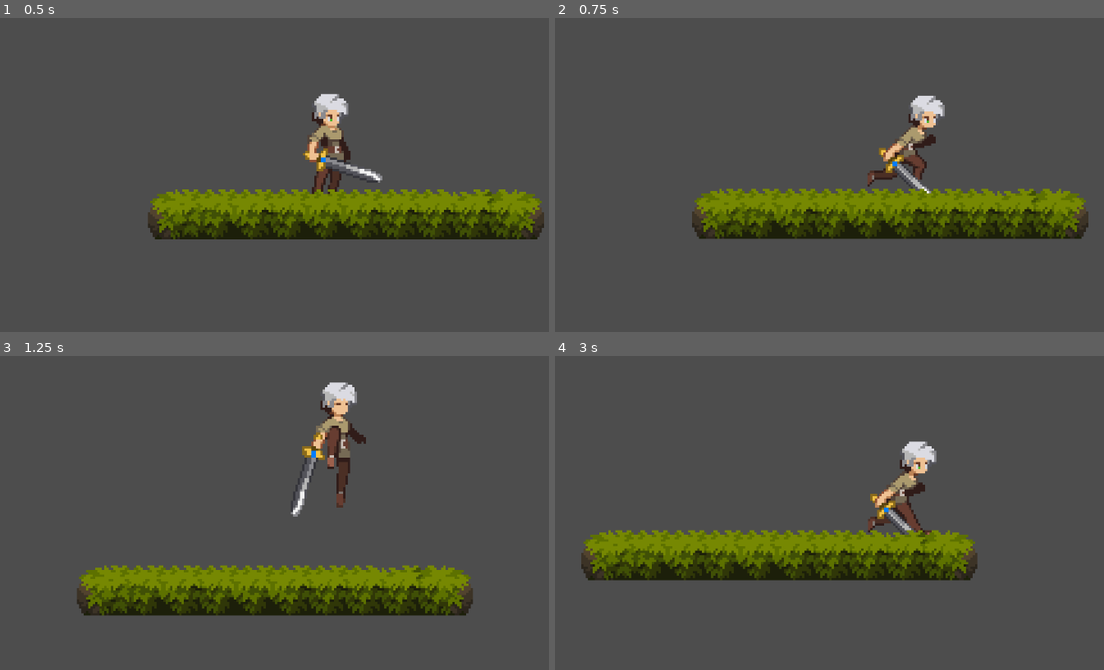
Above: before the commit, frames 1-4 (two rows, left to right).
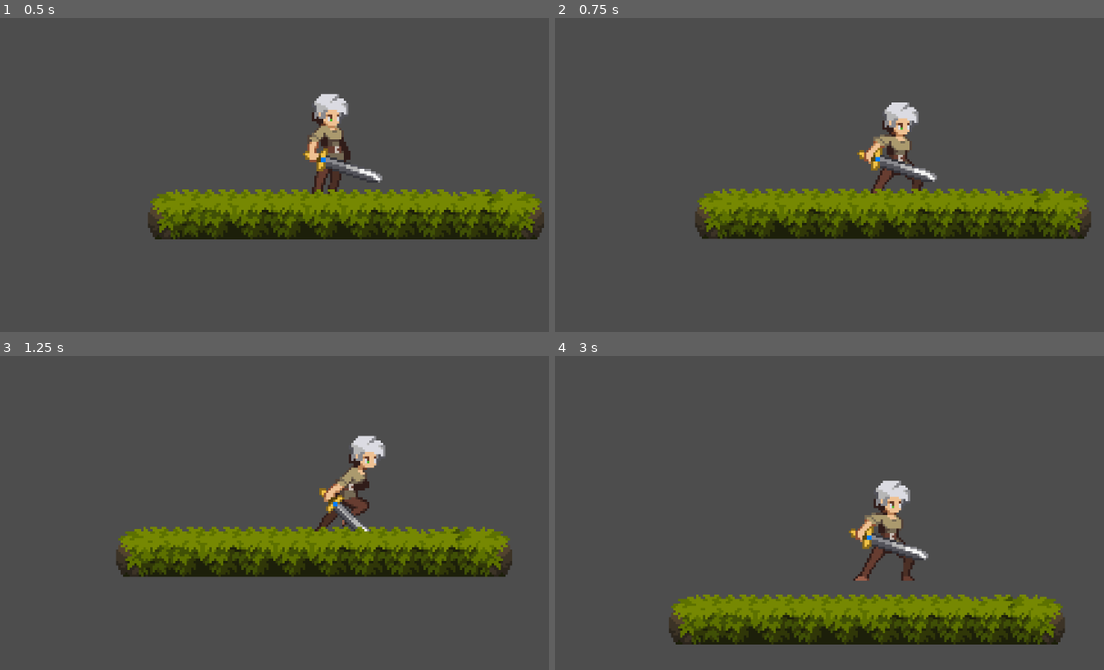
Above: after the commit, the same moments.

Repository: ahmetabdullahcan/Godot-Platformer-Demo
Game: Godot game, scene res://Scenes/main/main.tscn
The game is run twice, just before and just after one commit, with the same random seed, the same clock (stepped at 60 frames per second) and the same inputs.
Inputs (mouse positions are in pixels of both pictures, inside the frame that each line leads up to):
- Up to frame 1 (0.5 s): no input
- Up to frame 2 (0.75 s): move the mouse to (1027, 131) at 0.52 s; hold D (MOVE_RIGHT) from 0.53 s (still down); click (1027, 131) at 0.6 s
- Up to frame 3 (1.25 s): keep holding D (MOVE_RIGHT); tap Space (JUMP) at 0.77, 0.8, 1.07 s
- Up to frame 4 (3 s): move the mouse to (752, 503) at 1.27 s; tap Space (JUMP) at 1.35, 1.52, 1.82, 2.3 s; click (752, 503) at 1.55 s; move the mouse to (950, 406) at 2.02 s; release D (MOVE_RIGHT) at 2.03 s; hold A (MOVE_LEFT) 2.03-2.78 s; click (950, 406) at 2.1 s; move the mouse to (851, 560) at 2.77 s; hold D (MOVE_RIGHT) from 2.78 s (still down); click (851, 560) at 2.85 s

Frame 1 is identical in both runs. In frame 2, 6.0% of the frame differs, in the area x 24-98%, y 24-71%; in frame 3, 23%; in frame 4, 24%, in the area x 4-93%, y 27-92%.

Commit message:
feat: attack animation and collisions added

Diff:
--- a/Entites/Character/Character.tscn
+++ b/Entites/Character/Character.tscn
@@ -1,10 +1,27 @@
-[gd_scene load_steps=34 format=3 uid="uid://dit8n5j7jkjih"]
+[gd_scene load_steps=40 format=3 uid="uid://dit8n5j7jkjih"]
 
 [ext_resource type="Script" uid="uid://c3n5monibpqi5" path="res://Entites/Character/Scripts/character.gd" id="1_bn8cn"]
 [ext_resource type="Texture2D" uid="uid://dqmfmivuelkyk" path="res://Assets/Character/Movement/Idle-Sheet (copy).png" id="1_us80i"]
+[ext_resource type="Texture2D" uid="uid://cifq0qmp76dvu" path="res://Assets/Character/Attack/Attack-01-Sheet.png" id="2_r513u"]
 [ext_resource type="Texture2D" uid="uid://dudv5xgc3gthx" path="res://Assets/Character/Movement/Run-Sheet.png" id="2_vt1tl"]
 [ext_resource type="Texture2D" uid="uid://vcitikoe7812" path="res://Assets/Character/Movement/Jump-All-Sheet.png" id="3_ccosj"]
 
+[sub_resource type="AtlasTexture" id="AtlasTexture_cs4dc"]
+atlas = ExtResource("2_r513u")
+region = Rect2(0, 0, 96, 80)
+
+[sub_resource type="AtlasTexture" id="AtlasTexture_f8uby"]
+atlas = ExtResource("2_r513u")
+region = Rect2(96, 0, 96, 80)
+
+[sub_resource type="AtlasTexture" id="AtlasTexture_dchdt"]
+atlas = ExtResource("2_r513u")
+region = Rect2(192, 0, 96, 80)
+
+[sub_resource type="AtlasTexture" id="AtlasTexture_mdqs5"]
+atlas = ExtResource("2_r513u")
+region = Rect2(288, 0, 96, 80)
+
 [sub_resource type="AtlasTexture" id="AtlasTexture_7p1f0"]
 atlas = ExtResource("3_ccosj")
 region = Rect2(384, 0, 64, 64)
@@ -115,6 +132,23 @@
 
 [sub_resource type="SpriteFrames" id="SpriteFrames_rd842"]
 animations = [{
+"frames": [{
+"duration": 1.0,
+"texture": SubResource("AtlasTexture_cs4dc")
+}, {
+"duration": 1.0,
+"texture": SubResource("AtlasTexture_f8uby")
+}, {
+"duration": 1.0,
+"texture": SubResource("AtlasTexture_dchdt")
+}, {
+"duration": 1.0,
+"texture": SubResource("AtlasTexture_mdqs5")
+}],
+"loop": false,
+"name": &"attack",
+"speed": 7.0
+}, {
 "frames": [{
 "duration": 1.0,
 "texture": SubResource("AtlasTexture_7p1f0")
@@ -230,14 +264,28 @@
 [sub_resource type="RectangleShape2D" id="RectangleShape2D_0epx5"]
 size = Vector2(17, 4)
 
+[sub_resource type="RectangleShape2D" id="RectangleShape2D_r513u"]
+size = Vector2(15, 27)
+
 [node name="Character" type="CharacterBody2D"]
+collision_mask = 2
 script = ExtResource("1_bn8cn")
 
 [node name="AnimatedSprite2D" type="AnimatedSprite2D" parent="."]
 sprite_frames = SubResource("SpriteFrames_rd842")
-animation = &"land"
+animation = &"attack"
 autoplay = "idle"
+frame = 3
+frame_progress = 1.0
 
 [node name="CollisionShape2D" type="CollisionShape2D" parent="."]
 position = Vector2(-1.5, 22)
 shape = SubResource("RectangleShape2D_0epx5")
+
+[node name="Area2D" type="Area2D" parent="."]
+position = Vector2(30, -2)
+collision_layer = 4
+collision_mask = 2
+
+[node name="CollisionShape2D" type="CollisionShape2D" parent="Area2D"]
+shape = SubResource("RectangleShape2D_r513u")
--- a/Entites/Character/Scripts/character.gd
+++ b/Entites/Character/Scripts/character.gd
@@ -5,37 +5,85 @@
 const JUMP_FORCE := 150.0
 
 @onready var anim_sprite: AnimatedSprite2D = $AnimatedSprite2D
+@onready var area_2d: Area2D = $Area2D
+
 var jump_queued := false
+var attacking := false
+var was_on_floor := false
+
+func _ready() -> void:
+	anim_sprite.connect("animation_finished", _on_animation_finished)
 
 func _physics_process(delta: float) -> void:
-	if not is_on_floor():
+	var on_floor_now := is_on_floor()
+
+	if not on_floor_now:
 		velocity.y += GRAVITY * delta
-
-	# Eğer pre_jump oynuyorsa, bekliyoruz
-	if jump_queued and anim_sprite.animation == "pre_jump" and not anim_sprite.is_playing():
-		velocity.y = -JUMP_FORCE
-		jump_queued = false
-
-	if Input.is_action_just_pressed("JUMP") and is_on_floor() and not jump_queued:
-		jump_queued = true
-		anim_sprite.play("pre_jump")
 
 	var direction := Input.get_axis("MOVE_LEFT", "MOVE_RIGHT")
 	velocity.x = direction * SPEED
 
-	if anim_sprite:
-		if not is_on_floor():
-			if velocity.y < 0:
-				anim_sprite.play("jump")
-			else:
-				anim_sprite.play("fall")
-		elif not jump_queued:
-			if anim_sprite.animation == "fall":
-				anim_sprite.play("land")
-			elif direction != 0:
-				anim_sprite.play("walk")
-				anim_sprite.flip_h = direction < 0
-			else:
-				anim_sprite.play("idle")
+	if abs(direction) > 0.01:
+		anim_sprite.flip_h = direction < 0
+		area_2d.position.x = abs(area_2d.position.x) * (-1 if anim_sprite.flip_h else 1)
+
+
+	if Input.is_action_just_pressed("ATTACK") and not attacking:
+		attacking = true
+		play_anim("attack")
+
+	if attacking:
+		move_and_slide()
+		was_on_floor = on_floor_now
+		return
+
+	if Input.is_action_just_pressed("JUMP") and on_floor_now and not jump_queued:
+		jump_queued = true
+		play_anim("pre_jump")
+
+	if on_floor_now and not was_on_floor and not jump_queued:
+		play_anim("land")
+
+	elif not on_floor_now:
+		if velocity.y < 0:
+			play_anim("jump")
+		else:
+			play_anim("fall")
+	elif not jump_queued:
+		if direction != 0:
+			play_anim("walk")
+		else:
+			play_anim("idle")
 
 	move_and_slide()
+	was_on_floor = on_floor_now
+
+
+func play_anim(name: String) -> void:
+	if anim_sprite.animation != name:
+		if (name == "attack"):
+			SPEED = 20
+			area_2d.monitoring = true
+		anim_sprite.play(name)
+
+
+func _on_animation_finished() -> void:
+	match anim_sprite.animation:
+		"pre_jump":
+			velocity.y = -JUMP_FORCE
+			jump_queued = false
+		"land":
+			play_anim("idle")
+		"attack":
+			attacking = false
+			area_2d.monitoring = false
+			SPEED = 60
+			if not is_on_floor():
+				if velocity.y < 0:
+					play_anim("jump")
+				else:
+					play_anim("fall")
+			elif velocity.x != 0:
+				play_anim("walk")
+			else:
+				play_anim("idle")
--- a/Maps/Starter_Platform/Starter_Platform.tscn
+++ b/Maps/Starter_Platform/Starter_Platform.tscn
@@ -36,7 +36,8 @@
 1:3/0 = 0
 
 [sub_resource type="TileSet" id="TileSet_n6b0w"]
-physics_layer_0/collision_layer = 1
+physics_layer_0/collision_layer = 2
+physics_layer_0/collision_mask = 0
 sources/0 = SubResource("TileSetAtlasSource_ayjd7")
 
 [node name="StarterPlatform" type="Node2D"]
--- a/project.godot
+++ b/project.godot
@@ -10,7 +10,7 @@
 
 [application]
 
-config/name="Godot-Hierarchy"
+config/name="Godot-Platformer"
 run/main_scene="uid://bo074a6wd7gk0"
 config/features=PackedStringArray("4.5", "Forward Plus")
 config/icon="res://icon.svg"
@@ -38,6 +38,11 @@
 , Object(InputEventKey,"resource_local_to_scene":false,"resource_name":"","device":-1,"window_id":0,"alt_pressed":false …(183 unchanged characters)…
 ]
 }
+ATTACK={
+"deadzone": 0.2,
+"events": [Object(InputEventMouseButton,"resource_local_to_scene":false,"resource_name":"","device":-1,"window_id":0,"alt_pressed":false,"shift_pressed":false,"ctrl_pressed":false,"meta_pressed":false,"button_mask":0,"position":Vector2(0, 0),"global_position":Vector2(0, 0),"factor":1.0,"button_index":1,"canceled":false,"pressed":false,"double_click":false,"script":null)
+]
+}
 
 [rendering]
 
Binary file added: Assets/Character/Attack/Attack-01-Sheet.png
Not shown, added: Assets/Character/Attack/Attack-01-Sheet.png.import
Binary file added: Assets/Dummy/Training Dummy Sprite Sheet.png
